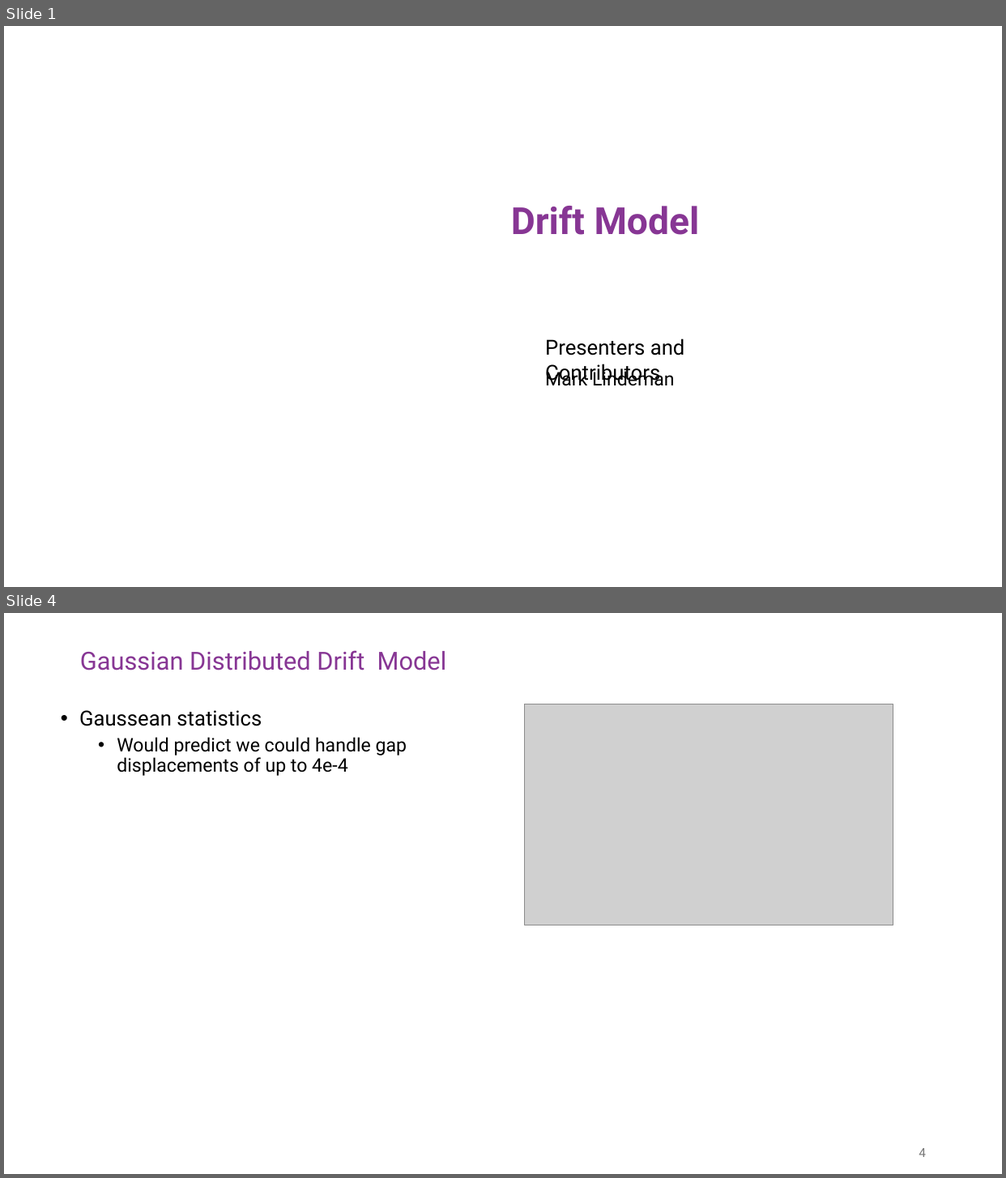
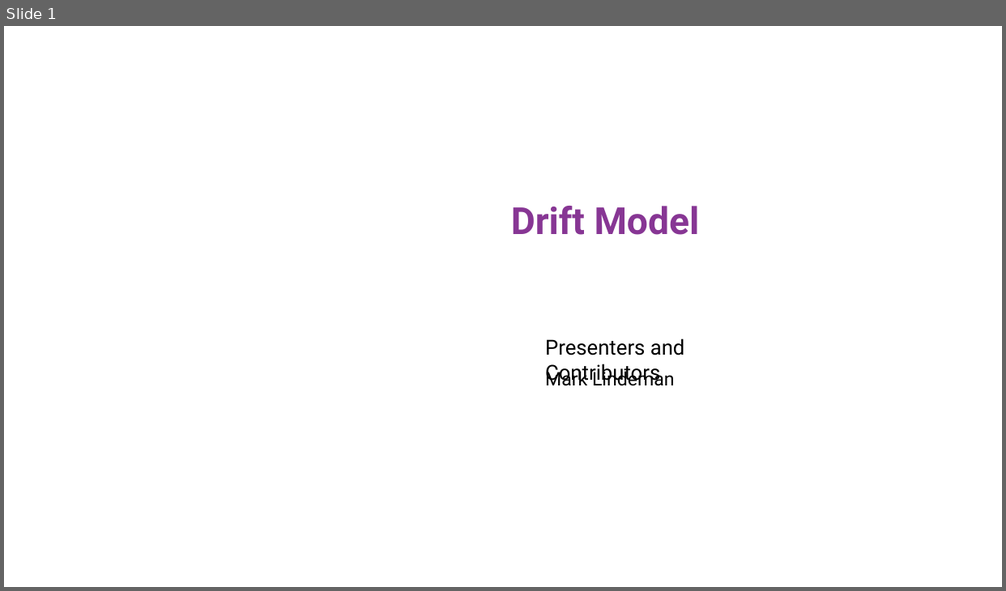
Before and after one commit to malindeman1999/python_drift_model, a slide deck: 2026-4-27 drift model.pptx. Shown one above the other, each under a label of ours: slides 1 and 4 before the commit, slide 1 after it; the slides between them are not shown. The pictures are 1006x1178 and 1006x591 pixels, drawn with LibreOffice and Linux fonts; fonts in the diff are those of the drawing; grey boxes stand for pictures; background and template pictures are left out. Boxes give left, top, right and bottom in pixels: in the first picture for what was removed or moved away, otherwise in the second. Text is boxed around its words. In the diff, an @@ line names an element or a change of style, - is before the commit and + after.

Commit message:
Update collision model logic and project files

```diff
--- a/2026-4-27 drift model.pptx
+++ b/2026-4-27 drift model.pptx
@@ slide 4 removed at <box>4,613,1002,1174</box>, background #FFFFFF @@
@@ title removed at <box>80,650,447,671</box> @@
-Gaussian Distributed Drift Model
@@ picture removed at <box>525,705,893,925</box> @@
@@ text removed at <box>79,710,407,776</box> @@
-• Gaussean statistics
-  • Would predict we could handle gap displacements of up to 4e-4
@@ page number removed at <box>918,1148,926,1157</box> @@
-4
```
Also in this commit, not shown: 4 slides changed, 14 slides added, 3 other slides removed, 4 other files.
